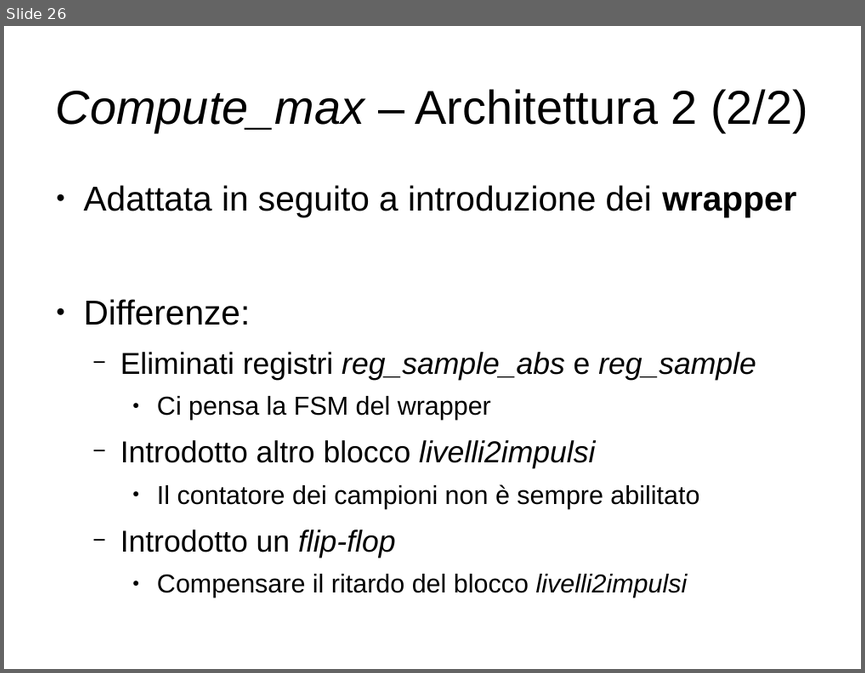
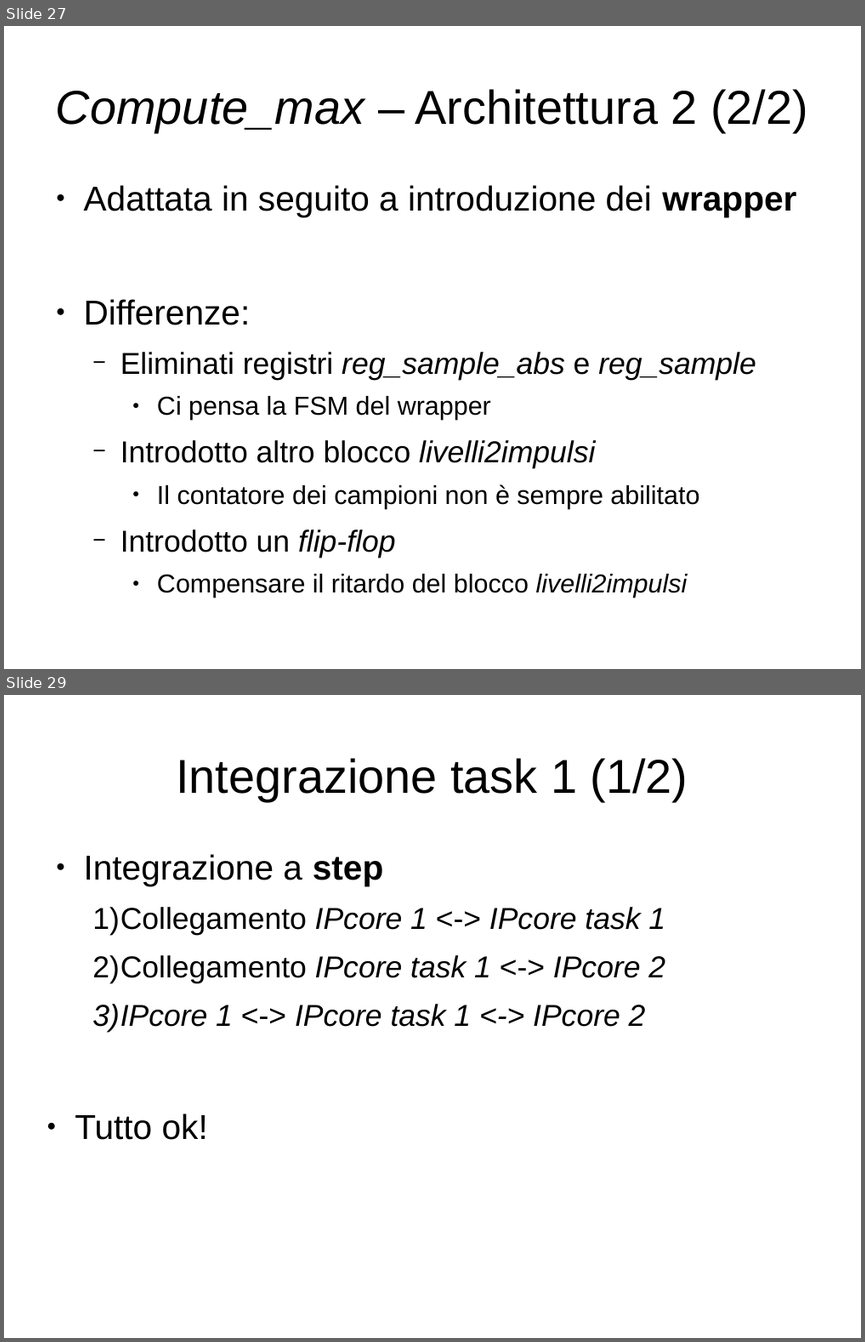
Before and after one commit to artic92/sistemi-embedded-task2, a slide deck: doc/presentazione.odp. Shown one above the other, each under a label of ours: slide 26 before the commit, slides 27 and 29 after it; the slides between them are not shown. The pictures are 865x673 and 865x1342 pixels, drawn with LibreOffice and Linux fonts; fonts in the diff are those of the drawing. Boxes give left, top, right and bottom in pixels: in the first picture for what was removed or moved away, otherwise in the second. Text is boxed around its words. In the diff, an @@ line names an element or a change of style, - is before the commit and + after.

```diff
--- a/doc/presentazione.odp
+++ b/doc/presentazione.odp
@@ slide 29 added at [4, 695, 861, 1338], background #FFFFFF @@
@@ title added at [176, 758, 688, 801], 44 pt, text #000000 @@
+Integrazione task 1 (1/2)
@@ text added at [75, 854, 665, 1140], 28 pt, text #000000, italic @@
+● Integrazione a step
+  1) Collegamento IPcore 1 <-> IPcore task 1
+  2) Collegamento IPcore task 1 <-> IPcore 2
+  3) IPcore 1 <-> IPcore task 1 <-> IPcore 2
+● Tutto ok!
@@ what was slide 26 is now slide 27 @@
```
Also in this commit, not shown: 5 slides changed, 6 other slides added, 2 slides removed.
